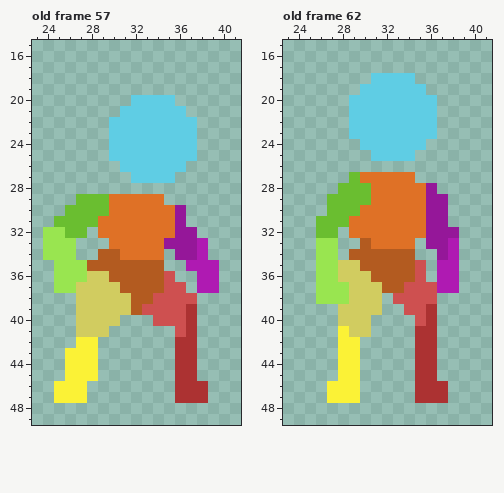
A pixel-art file gets an edit: First/assets/2DpixelTemplate/Spritesheet.aseprite. Above: the version before the commit.
64x64 pixels, 92 frames. Colours within 5 levels of each other are drawn and written as one. Shown: old frame 57: x 23..41, y 15..49; old frame 62: x 23..41, y 15..49. The commit also changed other frames, which this record leaves out.
The result:
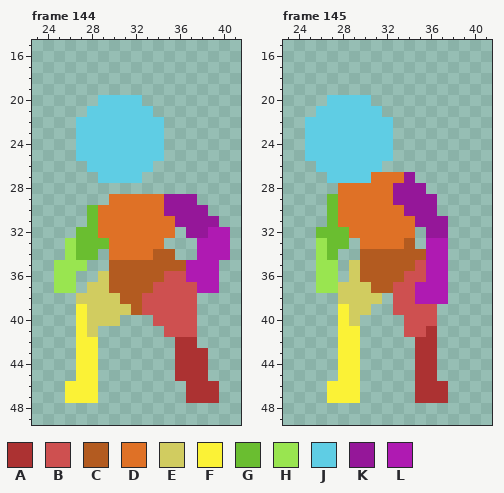
Palette (. is transparent): A #ac3232  B #ce5050  C #b35b20  D #df7126  E #d1cc60  F #fbf236  G #6abe30  H #99e550  J #5fcde4  K #951799  L #af1ab2
A new or re-ordered frame is compared with the old frame closest to it.
Change:
frames 92 -> 150
layer "lookDown #2" added
layer "Flattened" removed
Changed rows in their new state; - is an unchanged pixel.
Frame 144 is new; against old frame 57:
first column x 24:
20 -----JJJ-...-----
21 ----JJJ---...----
22 ---JJJ-----...---
23 ---JJJ-----...---
24 ---JJJ-----...---
25 ---JJJ-----...---
26 ----JJJ---...----
27 -----JJJ-...-----
29 ---...-----KKK---
30 --..-D-----K-KK--
31 -...---------KKK-
32 ...-G-------.-KLL
33 ..-GGG-----...-LL
34 ..-GG.D---CC..-LL
35 ----..-----CC----
36 ---..-------BL---
37 ---.--C---B--B---
38 -------C-B-------
39 ---F---------B---
40 ---F---------B---
41 ---F-.-----B-B---
43 --.-----------A--
44 --.-----------A--
45 --.-----------A--
46 -.--F-------.--A-
47 -.--F-------.--A-
Frame 145 is new; against old frame 62:
first column x 25:
18 ------....----
19 -----......---
20 --JJ--......--
21 -JJJ---.....--
22 JJJJ----....--
23 JJJJ----....--
24 JJJJJ---...---
25 JJJJJJ--..----
26 -JJJJJJ-------
27 --JJJJ---K----
28 ---DDD--KKK.--
29 ---DDD--KKK-.-
30 ---DD----KK-.-
31 -.-D------K---
32 ---G------.--.
33 --GG-D---C-LL.
34 --G-.-----CLL.
35 ---.-------L-.
36 ---.-C---B-L-.
37 ---E--C-B-LL-.
38 -..E------LLL-
39 ---F--.-B--B--
40 ---F-.---B-B--
41 ----F.---BB---
Where, in picture pixels (left, top, right, bottom), the same in both pictures:
changed: (43, 95, 230, 403)
changed: (305, 73, 459, 337)
